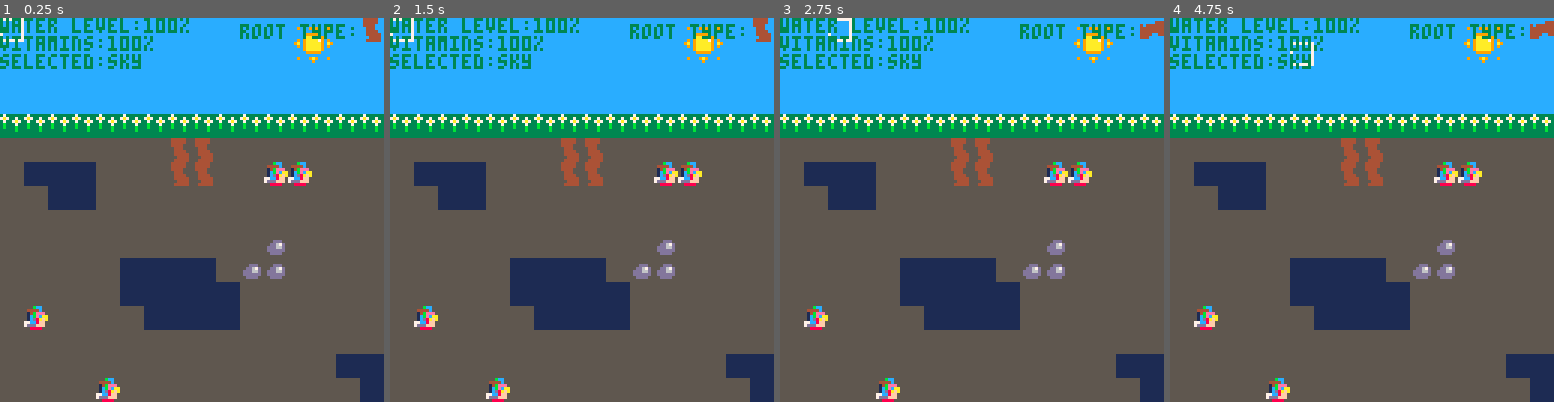
Above: before the commit, frames 1-4 (left to right).
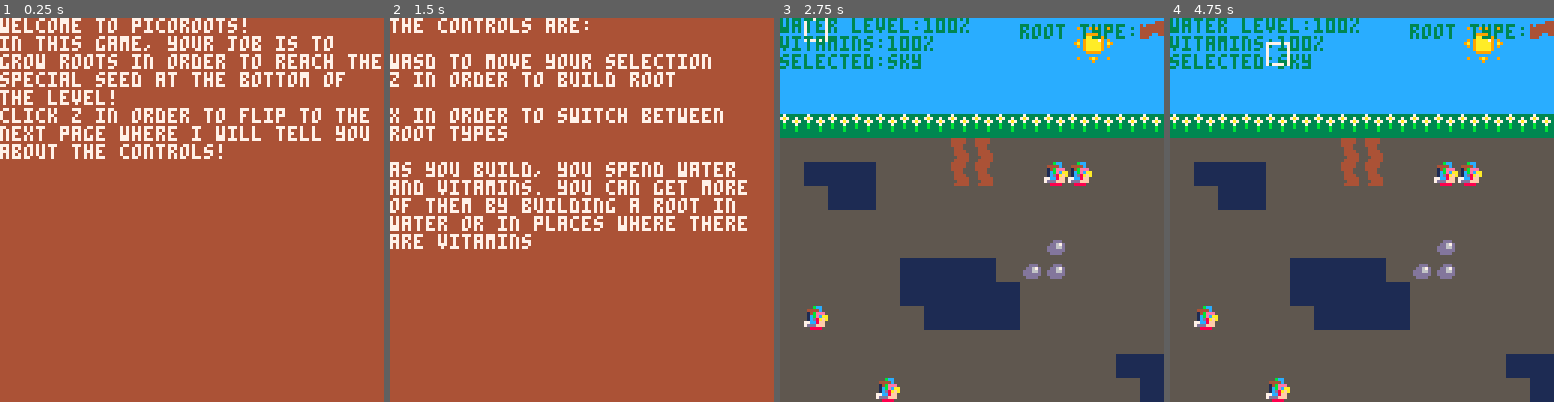
Above: after the commit, the same moments.

Repository: LogerGrunt/PicoRoots
Game: PICO-8 cartridge roots.p8
The game is run twice, just before and just after one commit, with the same random seed, the same clock (stepped at 60 frames per second) and the same inputs.
Inputs:
- Up to frame 1 (0.25 s): no input
- Up to frame 2 (1.5 s): tap X (X key) at 0.33, 1.07 s; tap O (Z key) at 0.7 s
- Up to frame 3 (2.75 s): hold Right 1.6-2.1 s; tap O (Z key) at 1.7, 2.1, 2.5 s; tap X (X key) at 1.85 s; hold Up 2.15-2.42 s; hold Right from 2.47 s (still down)
- Up to frame 4 (4.75 s): tap O (Z key) every 0.4 s from 2.9 to 4.5 s; tap X (X key) at 2.97, 4.08 s; release Right at 3.03 s; hold Left 3.08-3.58 s; hold Down 3.63-3.97 s; hold Right 4.02-4.68 s; hold Up from 4.73 s (still down)

The runs differ from the first frame. In frame 1, 99% of the frame differs, in the area x 0-100%, y 0-100%; in frame 2, 99%; in frame 3, 0.2%; in frame 4, 0.3%.

Commit message:
Update roots.p8
Made a very simple tutorial text. Hopefully will change it soon

Diff:
--- a/roots.p8
+++ b/roots.p8
@@ -4,32 +4,38 @@
 --main cycle functions
 
 function _init()
---	set_sky_vars()
+	start_tutorial()
 end
 
 function _update()
-	update_stats()
-	move_selection()
-	switch_root_type()
-	check_build()
-
+	if in_tutorial==false then
+		update_stats()
+		move_selection()
+		switch_root_type()
+		check_build()
+
+	else
+		flip_page()
+	end
 end
 
 
 function _draw()
-	cls()
-	cam_mov()
-	map()
-	--draw_level()
-	draw_selected()
-	print_stats()
-	show_root_sprite()
-	print("selected:" .. tile_type(selectionx,selectiony),3)
-	print("root type:",camx+80,camy+2)
-
-end
-
-
+	if in_tutorial==false then
+		cls()
+		cam_mov()
+		map()
+		--draw_level()
+		draw_selected()
+		print_stats()
+		show_root_sprite()
+		print("selected:" .. tile_type(selectionx,selectiony),3)
+		print("root type:",camx+80,camy+2)
+	end
+end
+
+
+in_tutorial=false
 -->8
 --draw functions
 
@@ -190,6 +196,64 @@
 	 build_root(selectionx,selectiony)
 	end
 end
+…(4 lines of a section not shown)…
+-->8
+--tutorial code
+curr_page=0
+
+function start_tutorial()
+	in_tutorial=true
+	cls()
+	page_one()
+end
+
+function flip_page()
+	if btnp(4) then
+		if curr_page==1 then
+			page_two()
+		elseif curr_page==2 then
+			in_tutorial=false
+		end
+	end
+end
+
+function page_one()
+	curr_page=1
+	cls()
+	rectfill(0,0,128,128,4)
+	print("welcome to picoroots!",7)
+	print("in this game, your job is to ",7)
+	print("grow roots in order to reach the ",7)
+	print("special seed at the bottom of",7)
+	print("the level!")
+	print("click z in order to flip to the ",7)
+	print("next page where i will tell you ",7)
+	print("about the controls!")
+end
+
+function page_two()
+	curr_page=2
+	cls()
+	rectfill(0,0,128,128,4)
+	print("the controls are:",7)
+	print("")
+	print("wasd to move your selection",7)
+	print("z in order to build root",7)
+	print("")
+	print("x in order to switch between",7)
+	print("root types",7)
+	print("")
+	print("as you build, you spend water",7)
+	print("and vitamins. you can get more",7)
+	print("of them by building a root in",7)
+	print("water or in places where there",7)
+	print("are vitamins",7)
+
+end
+
 __gfx__
 000000005555555537333333cccccccc111111117777777755555555544444551444441104444400000000000000000000000000000000000000000000000000
 00000000555555557a733733cccccccc111111117000000755555555544444551444441104444400000000000000000000000000000000000000000000000000
